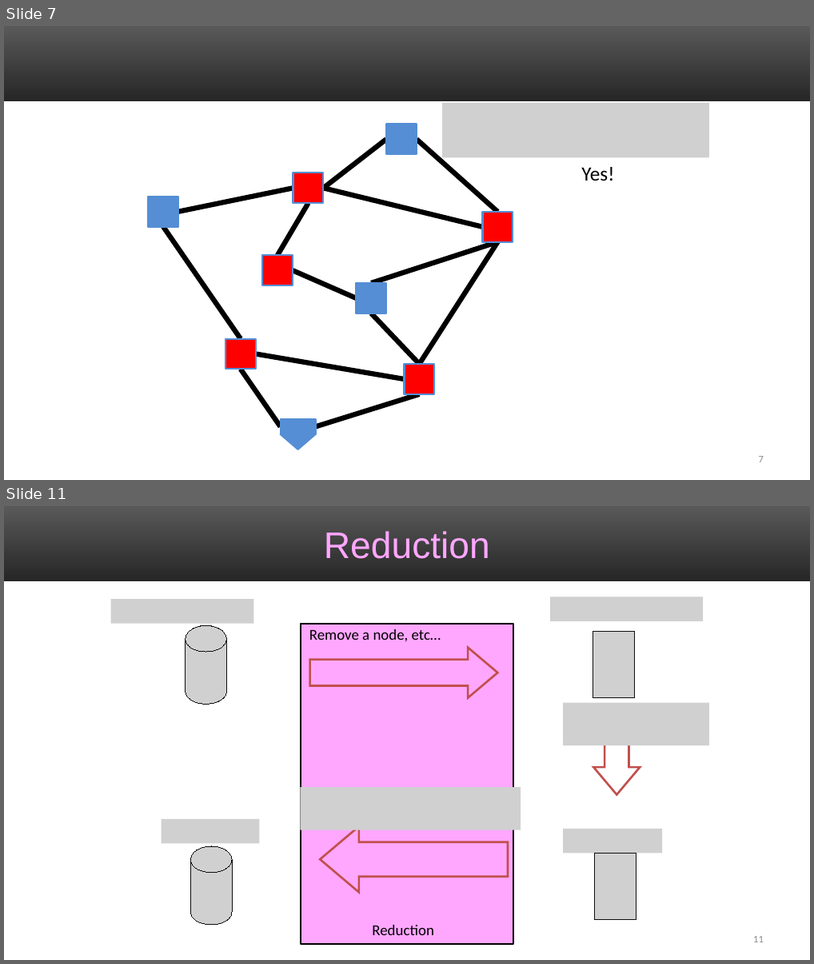
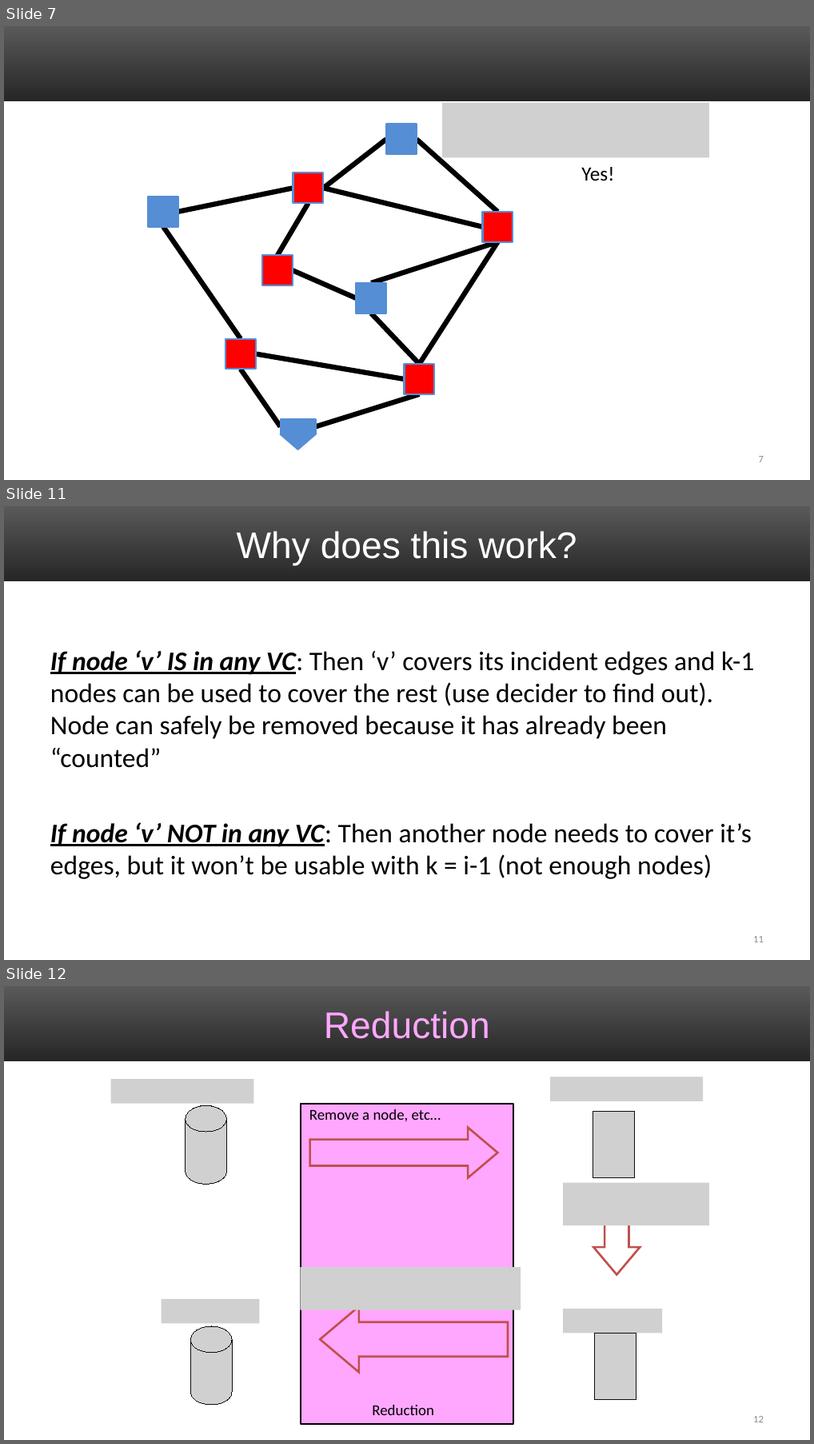
Before and after one commit to markfloryan/dsa2, a slide deck: slides/07-NPCIntro.pptx. Shown one above the other, each under a label of ours: slides 7 and 11 before the commit, slides 7, 11 and 12 after it; the slides between them are not shown. The pictures are 814x964 and 814x1444 pixels, drawn with LibreOffice and Linux fonts; fonts in the diff are those of the drawing; grey boxes stand for pictures. Boxes give left, top, right and bottom in pixels: in the first picture for what was removed or moved away, otherwise in the second. Text is boxed around its words. In the diff, an @@ line names an element or a change of style, - is before the commit and + after.

Commit message:
fixing decider solver algorithm

```diff
--- a/slides/07-NPCIntro.pptx
+++ b/slides/07-NPCIntro.pptx
@@ slide 11 added at box(4, 506, 810, 960), background #FFFFFF; not listed: 1 template element that a slide beside it also shows @@
@@ title added at box(237, 531, 577, 566), 44 pt, text #FFFFFF @@
+Why does this work?
@@ text added at box(50, 650, 754, 879), 32 pt, text #000000 @@
+If node ‘v’ IS in any VC: Then ‘v’ covers its incident edges and k-1 nodes can be used to cover the rest (use decider to find out). Node can safely be removed because it has already been “counted”
+If node ‘v’ NOT in any VC: Then another node needs to cover it’s edges, but it won’t be usable with k = i-1 (not enough nodes)
@@ page number added at box(754, 936, 764, 942), 12 pt, text #8C8C8C @@
+11
@@ what was slide 11 is now slide 12 @@
```
Also in this commit, not shown: 3 slides changed, 1 other slide added, 1 slide removed, 1 other file.
